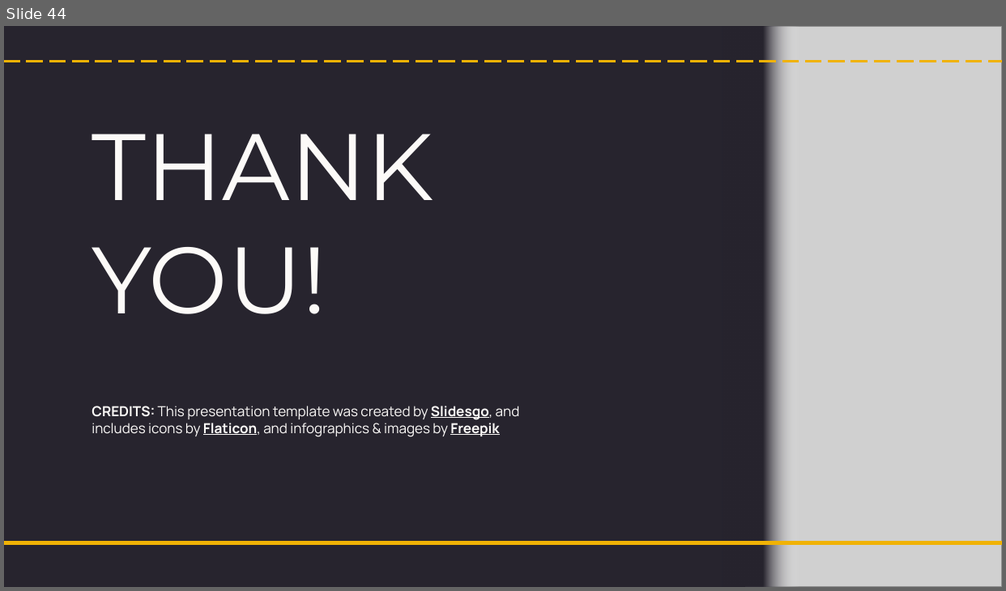
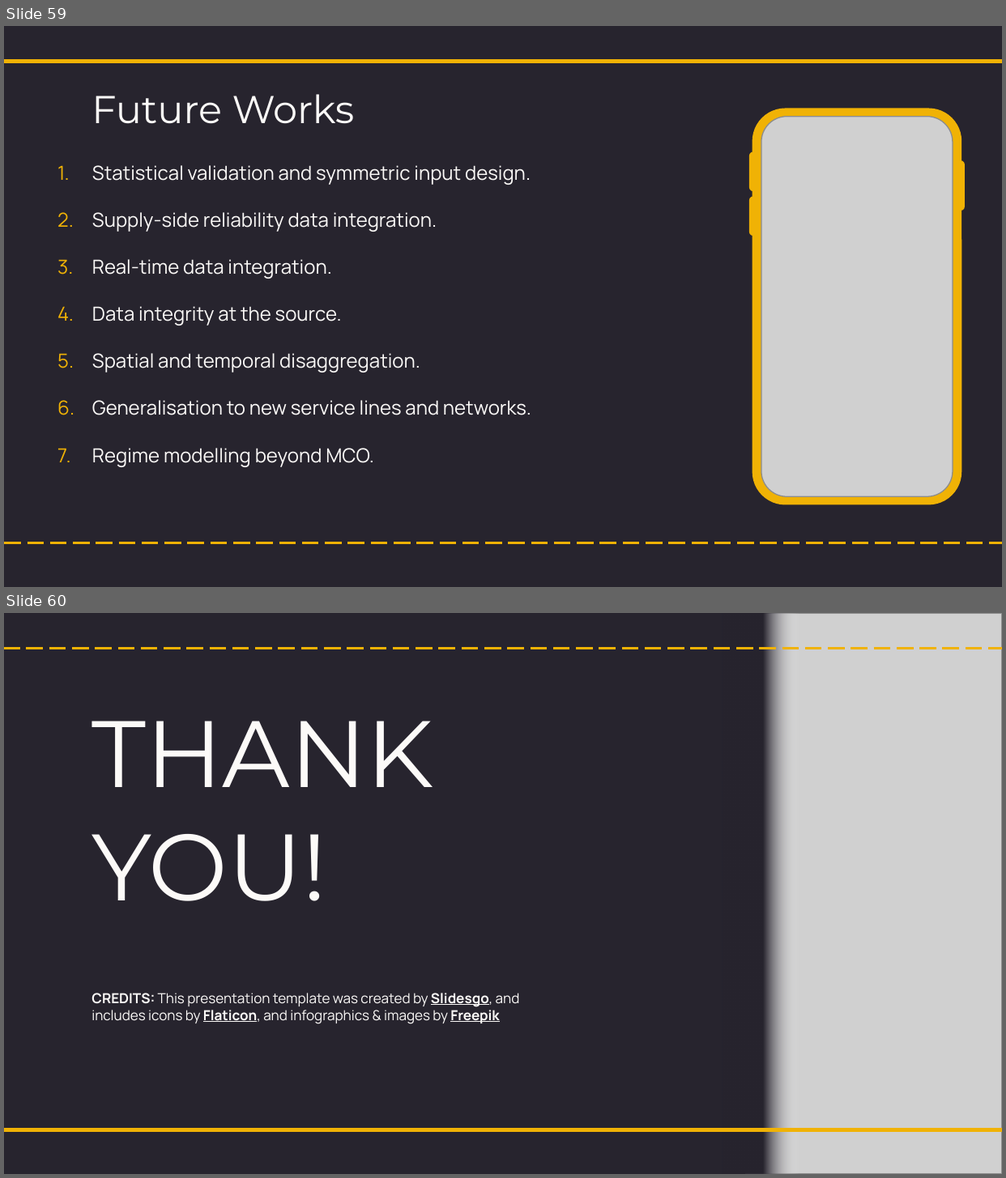
Before and after one commit to NightfuryEquinn/Ridership, a slide deck: docs/24202141_yipzixian_p1_presentation_revised.pptx. Shown one above the other, each under a label of ours: slide 44 before the commit, slides 59 and 60 after it. The pictures are 1006x591 and 1006x1178 pixels, drawn with LibreOffice and Linux fonts; fonts in the diff are those of the drawing; grey boxes stand for pictures. Boxes give left, top, right and bottom in pixels: in the first picture for what was removed or moved away, otherwise in the second. Text is boxed around its words. In the diff, an @@ line names an element or a change of style, - is before the commit and + after.

```diff
--- a/docs/24202141_yipzixian_p1_presentation_revised.pptx
+++ b/docs/24202141_yipzixian_p1_presentation_revised.pptx
@@ slide 59 added at (4,26,1002,587), background #27242E @@
@@ line added from (4, 61) to (1002, 61), #F0B205 3 pt @@
@@ title added at (91,94,355,124), 28 pt, text #FCFAF8 @@
+Future Works
@@ picture added at (761,117,953,497) @@
@@ subtitle added at (92,165,531,467), 14 pt, text #FCFAF8 @@
+1. Statistical validation and symmetric input design.
+2. Supply-side reliability data integration.
+3. Real-time data integration.
+4. Data integrity at the source.
+5. Spatial and temporal disaggregation.
+6. Generalisation to new service lines and networks.
+7. Regime modelling beyond MCO.
@@ group added at (749,108,965,505): 4 rounded rectangles @@
@@ line added from (4, 543) to (1002, 543), #F0B205 1.5 pt dashed @@
@@ what was slide 44 is now slide 60 @@
```
Also in this commit, not shown: 4 slides changed, 15 other slides added, 4 other files.
